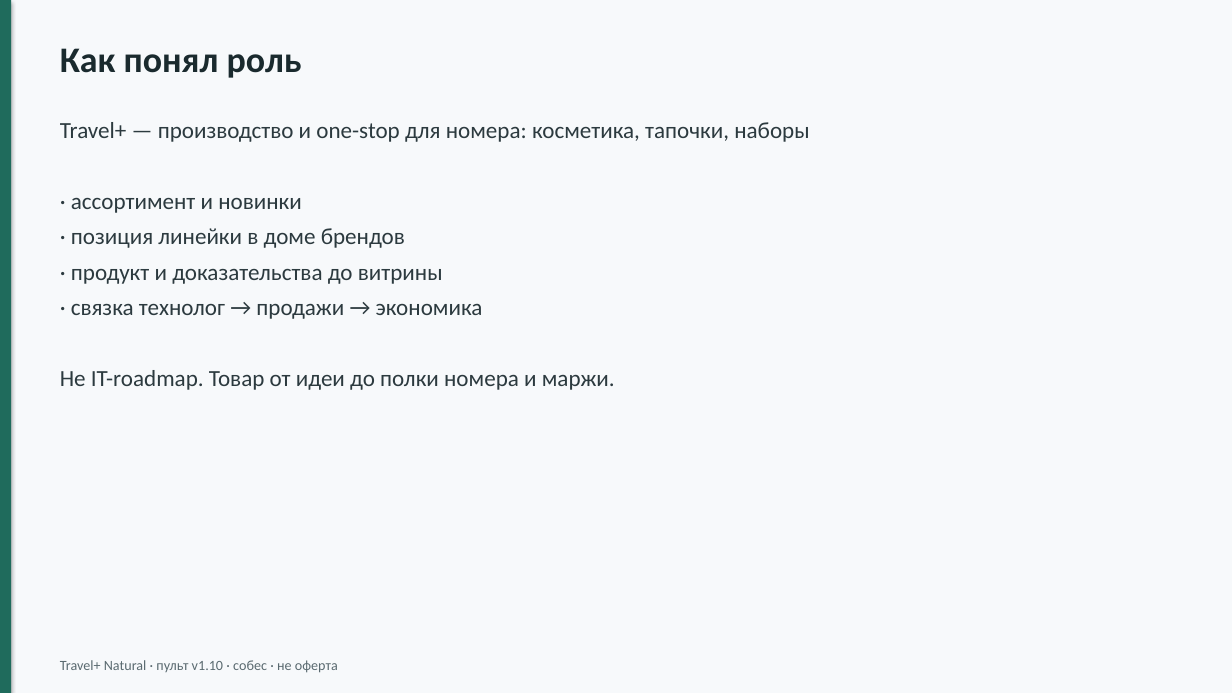
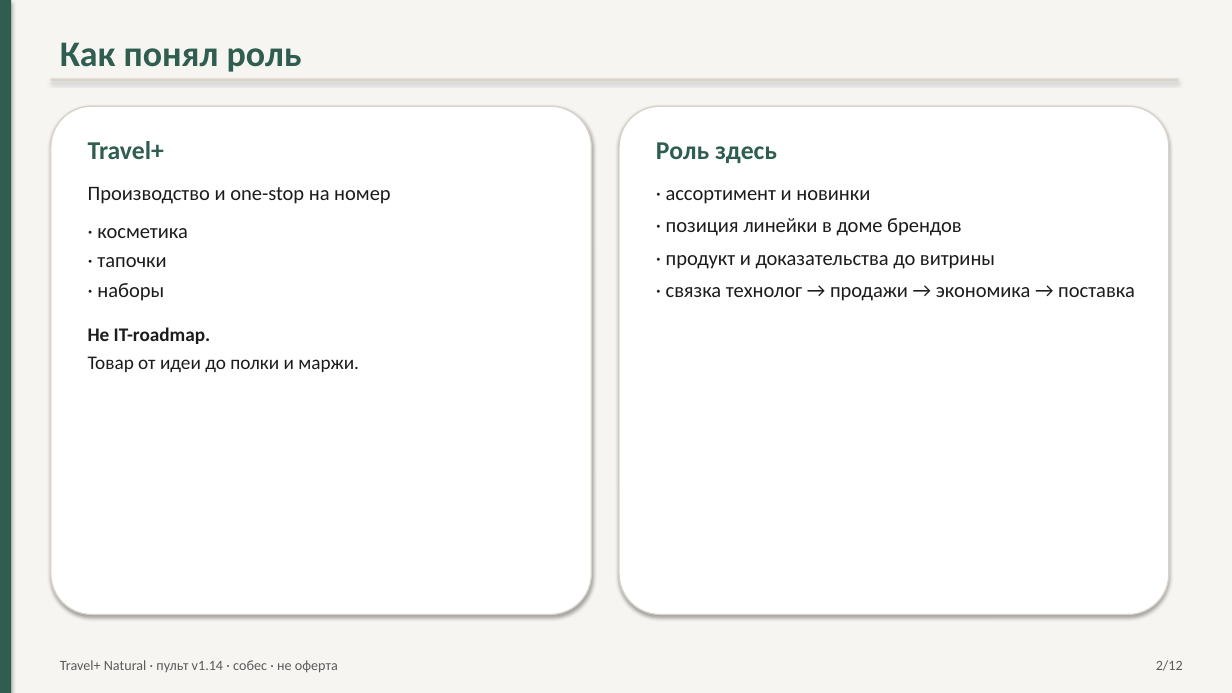
Before and after one commit to pagasbot-coder/Banya-Digital, a slide deck: slide 2 of knowledge-base/presentation-travelplus-interview.pptx. Drawn at 1232x693 pixels with LibreOffice and Linux fonts; fonts in the diff are those of the drawing. Boxes give left, top, right and bottom in pixels: in the first picture for what was removed or moved away, otherwise in the second. Text is boxed around its words. In the diff, an @@ line names an element or a change of style, - is before the commit and + after.

```diff
--- a/knowledge-base/presentation-travelplus-interview.pptx
+++ b/knowledge-base/presentation-travelplus-interview.pptx
@@ rectangle at (x1=0, y1=0, x2=1232, y2=693): fill #F7F9FB to #F7F5F2 @@
@@ rectangle at (x1=0, y1=0, x2=11, y2=693): fill #1F6B5C to #2F5D50 @@
@@ text "Как понял роль" at (x1=60, y1=42, x2=302, y2=72): text colour #1A2A2E to #2F5D50 @@
@@ rectangle added at (x1=51, y1=79, x2=1178, y2=81), fill #D8D2C8 @@
@@ rounded rectangle added at (x1=51, y1=106, x2=592, y2=615), fill #FFFFFF, outline #D8D2C8 1 pt @@
@@ rounded rectangle added at (x1=619, y1=106, x2=1169, y2=615), fill #FFFFFF, outline #D8D2C8 1 pt @@
@@ text at (x1=88, y1=141, x2=391, y2=372): text changed; size 18 to 16 pt; text colour #2C3A3F to #1C1C1C @@
-Travel+ — производство и one-stop для номера: косметика, тапочки, наборы
-· ассортимент и новинки
-· позиция линейки в доме брендов
-· продукт и доказательства до витрины
-· связка технолог → продажи → экономика
-Не IT-roadmap. Товар от идеи до полки номера и маржи.
+Travel+
+Производство и one-stop на номер
+· косметика
+· тапочки
+· наборы
+Не IT-roadmap.
+Товар от идеи до полки и маржи.
@@ text added at (x1=656, y1=142, x2=1135, y2=301), 16 pt, text #1C1C1C @@
+Роль здесь
+· ассортимент и новинки
+· позиция линейки в доме брендов
+· продукт и доказательства до витрины
+· связка технолог → продажи → экономика → поставка
@@ text at (x1=60, y1=660, x2=338, y2=673): text changed; text colour #5A6A70 to #5A5A5A @@
-Travel+ Natural · пульт v1.10 · собес · не оферта
+Travel+ Natural · пульт v1.14 · собес · не оферта
@@ text added at (x1=1156, y1=660, x2=1183, y2=671), 11 pt, text #5A5A5A @@
+2/12
```
Also in this commit, not shown: 10 other slides changed, 1 slide added, 12 other files.
